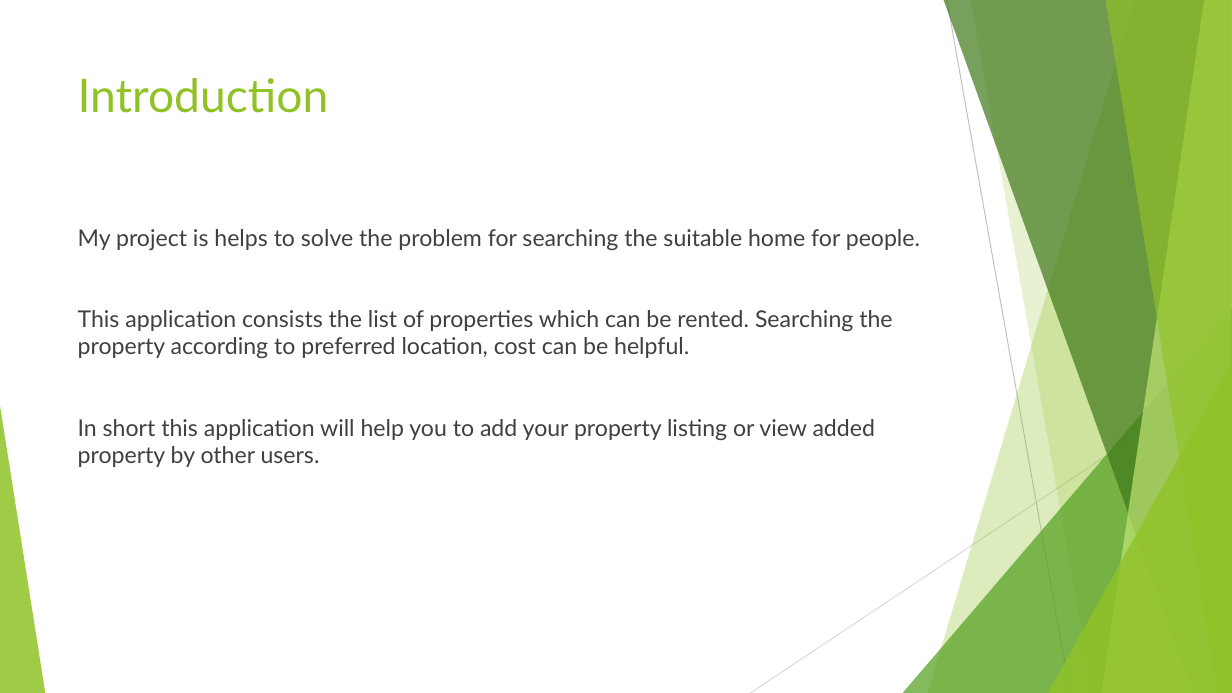
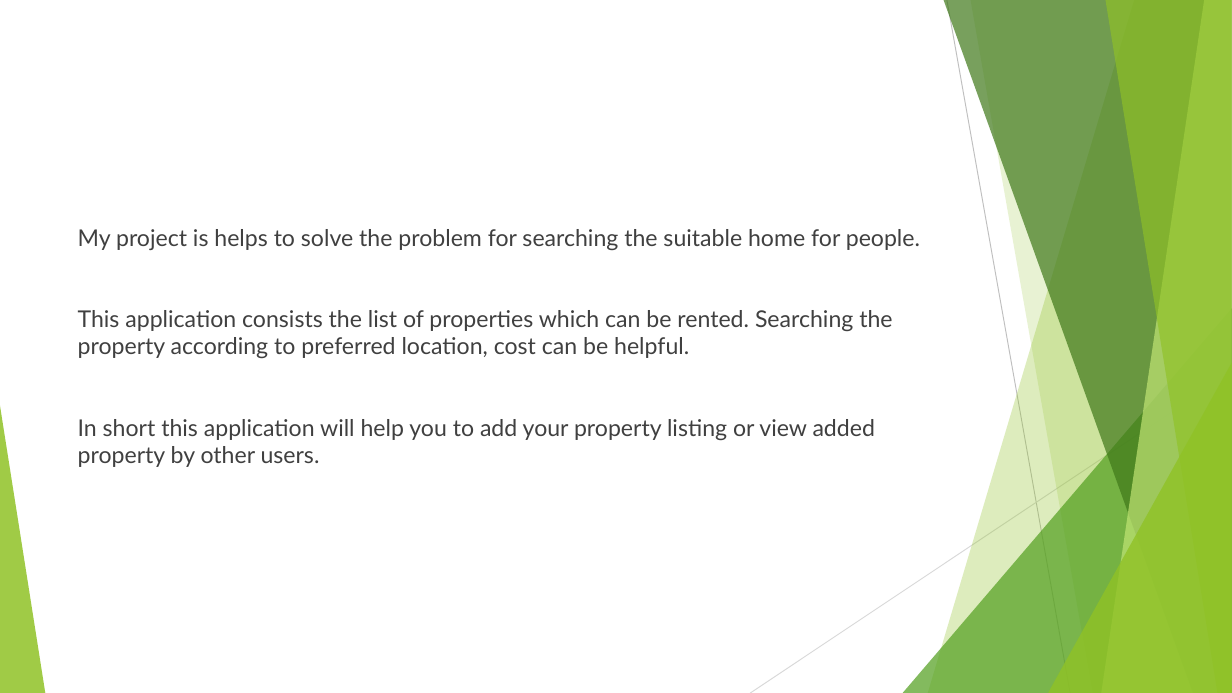
Before and after one commit to DhakalRupesh/HouseRental, a slide deck: slide 4 of HRS_PresentationSlide.pptx (slide 2 before the commit). Drawn at 1232x693 pixels with LibreOffice and Linux fonts; fonts in the diff are those of the drawing. Boxes give left, top, right and bottom in pixels: in the first picture for what was removed or moved away, otherwise in the second. Text is boxed around its words. In the diff, an @@ line names an element or a change of style, - is before the commit and + after.

```diff
--- a/HRS_PresentationSlide.pptx
+++ b/HRS_PresentationSlide.pptx
@@ title removed at <box>78,78,329,113</box> @@
-Introduction
```
Also in this commit, not shown: 2 slides added, 1 slide removed, 4 other files.
